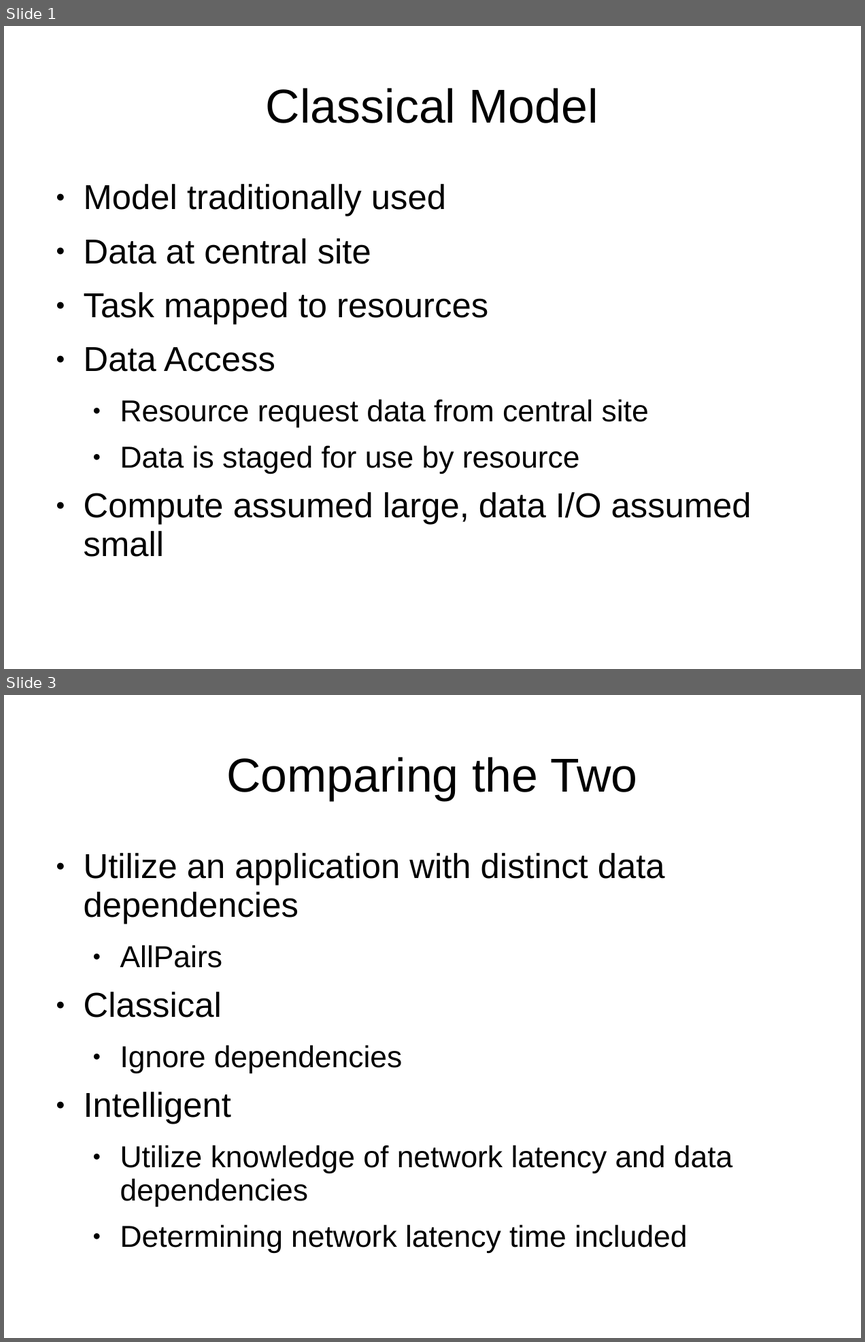
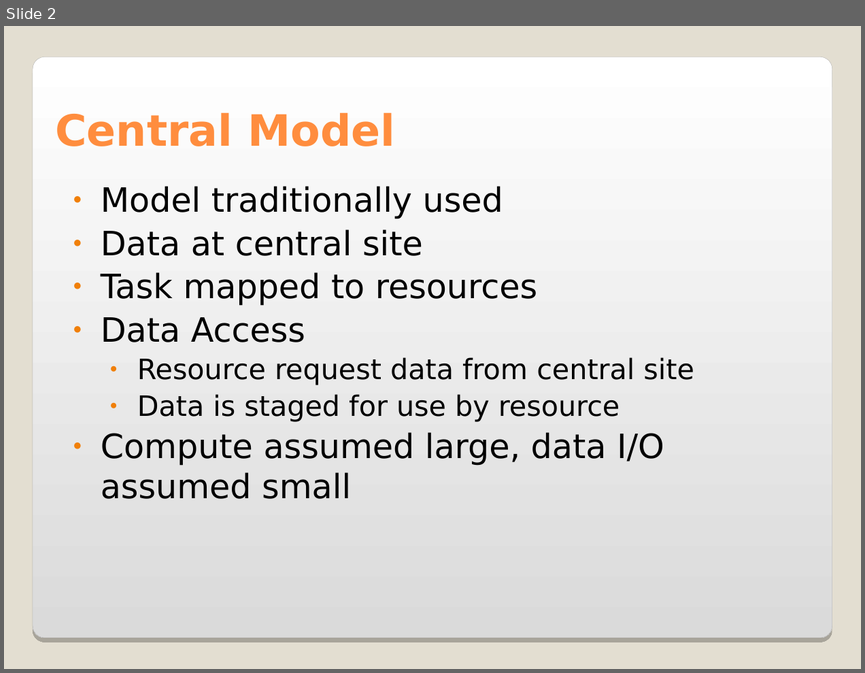
Before and after one commit to saga-project/saga-cpp-legacy-projects, a slide deck: papers/data_intensive/eScience09/RoyalSocietyPresentation.ppt. Shown one above the other, each under a label of ours: slides 1 and 3 before the commit, slide 2 after it; the slides between them are not shown. The pictures are 865x1342 and 865x673 pixels, drawn with LibreOffice and Linux fonts; fonts in the diff are those of the drawing; background and template pictures are left out. Boxes give left, top, right and bottom in pixels: in the first picture for what was removed or moved away, otherwise in the second. Text is boxed around its words. In the diff, an @@ line names an element or a change of style, - is before the commit and + after.

```diff
--- a/papers/data_intensive/eScience09/RoyalSocietyPresentation.ppt
+++ b/papers/data_intensive/eScience09/RoyalSocietyPresentation.ppt
@@ slide 3 removed at <box>4,695,861,1338</box>, background #FFFFFF @@
@@ title removed at <box>226,757,637,800</box> @@
-Comparing the Two
@@ text removed at <box>84,853,732,1253</box> @@
-● Utilize an application with distinct data dependencies
-  ● AllPairs
-● Classical
-  ● Ignore dependencies
-● Intelligent
-  ● Utilize knowledge of network latency and data dependencies
-  ● Determining network latency time included
@@ what was slide 1 is now slide 2 @@
@@ slide 2 changed as well @@
@@ background #FFFFFF to #E3DED1 @@
@@ rounded rectangle added at <box>33,57,833,638</box>, fill gradient #FFFFFF to #DADADA, outline #A4A3A3 0.17 pt @@
@@ title "Central Model" at <box>55,112,395,146</box>: vertical alignment middle to bottom @@
@@ title at <box>55,112,395,146</box>: text changed; size 44 to 40 pt; font Arial to DejaVu Sans; text colour #000000 to #FF8D3E; bold on @@
-Classical Model
+Central Model
@@ text "Model traditionally used" at <box>101,186,694,499</box>: size 32 to 31 pt in "Model traditionally used", "Data at central site", "Task mapped to resources", "Data Access" and 1 more places; font Arial to DejaVu Sans; size 28 to 26 pt in "Resource request data from central site", "Data is staged for use by resource"; line spacing 0.93 to 1; less space between paragraphs; bullet colour #000000 to #F07F09 @@
```
Also in this commit, not shown: 7 other slides changed, 6 slides added.
